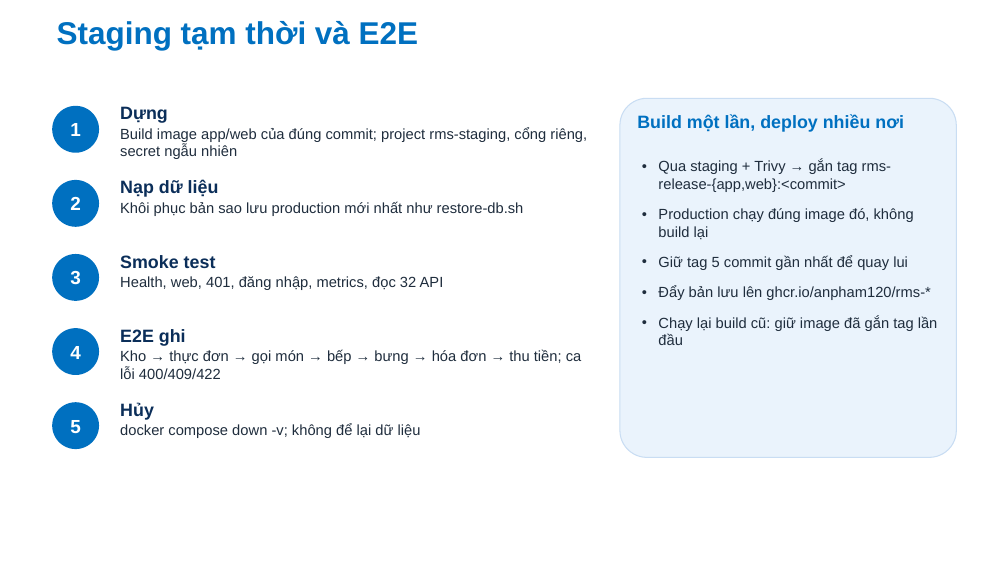
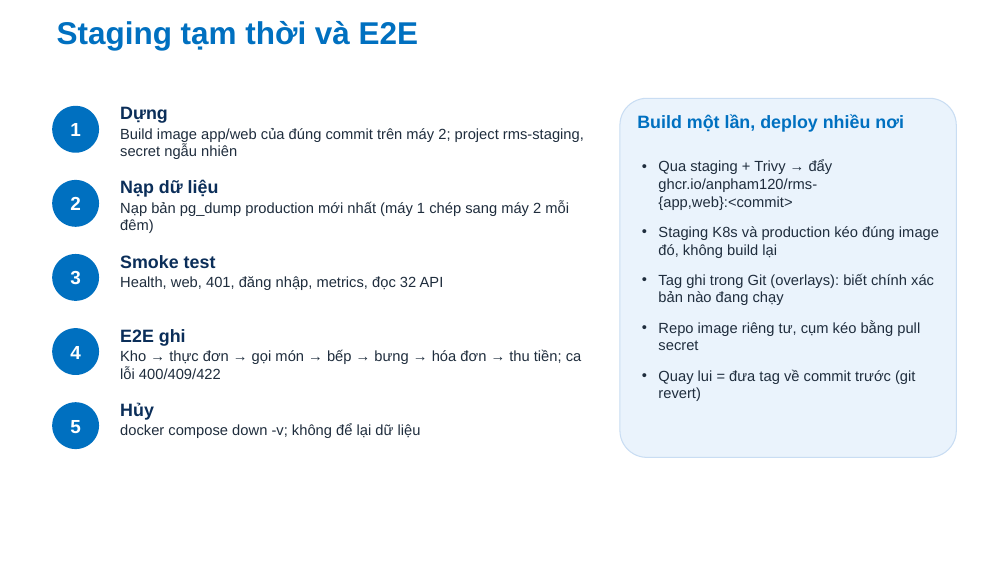
Before and after one commit to Anpham120/restaurant-management-system, a slide deck: slide 10 of docs/bao-cao/Slide_TrienKhaiPhanMem_AtlasRestaurant.pptx. Drawn at 1008x567 pixels with LibreOffice and Linux fonts; fonts in the diff are those of the drawing; background and template pictures are left out. Boxes give left, top, right and bottom in pixels: in the first picture for what was removed or moved away, otherwise in the second. Text is boxed around its words. In the diff, an @@ line names an element or a change of style, - is before the commit and + after.

```diff
--- a/docs/bao-cao/Slide_TrienKhaiPhanMem_AtlasRestaurant.pptx
+++ b/docs/bao-cao/Slide_TrienKhaiPhanMem_AtlasRestaurant.pptx
@@ text at (x1=120, y1=128, x2=584, y2=159): text changed @@
-Build image app/web của đúng commit; project rms-staging, cổng riêng, secret ngẫu nhiên
+Build image app/web của đúng commit trên máy 2; project rms-staging, secret ngẫu nhiên
@@ text at (x1=658, y1=160, x2=939, y2=401): text changed @@
-• Qua staging + Trivy → gắn tag rms-release-{app,web}:<commit>
-• Production chạy đúng image đó, không build lại
-• Giữ tag 5 commit gần nhất để quay lui
-• Đẩy bản lưu lên ghcr.io/anpham120/rms-*
-• Chạy lại build cũ: giữ image đã gắn tag lần đầu
+• Qua staging + Trivy → đẩy ghcr.io/anpham120/rms-{app,web}:<commit>
+• Staging K8s và production kéo đúng image đó, không build lại
+• Tag ghi trong Git (overlays): biết chính xác bản nào đang chạy
+• Repo image riêng tư, cụm kéo bằng pull secret
+• Quay lui = đưa tag về commit trước (git revert)
@@ text at (x1=120, y1=201, x2=569, y2=233): text changed @@
-Khôi phục bản sao lưu production mới nhất như restore-db.sh
+Nạp bản pg_dump production mới nhất (máy 1 chép sang máy 2 mỗi đêm)
```
Also in this commit, not shown: 18 other slides changed, 1 slide added, 2 slides removed, 3 other files.
